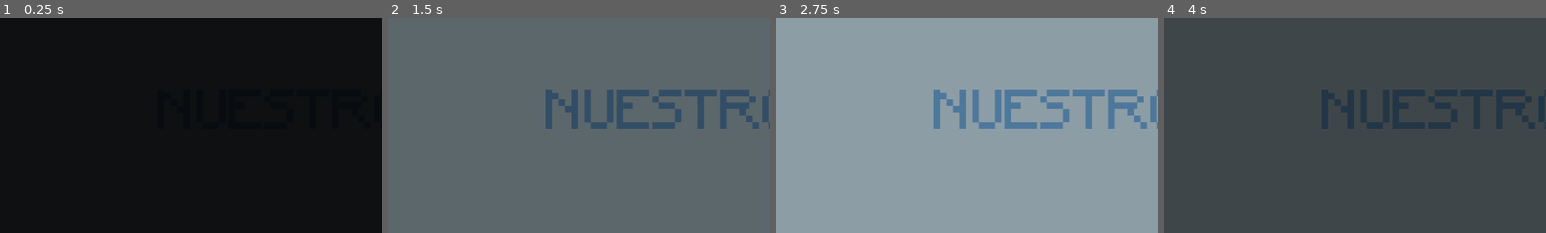
Above: before the commit, frames 1-4 (left to right).
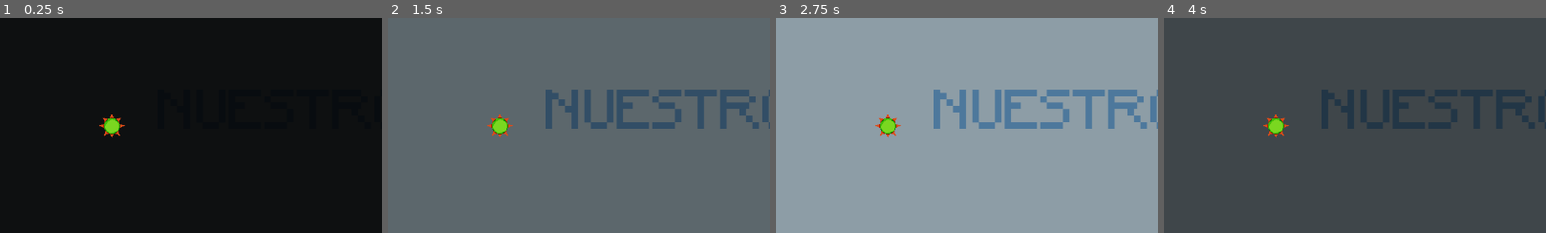
Above: after the commit, the same moments.

Repository: gonzalomz1/GGJ-PixARG
Game: Godot game, scene res://Scenes/Game/juego.tscn
Two runs of this game, one before a commit and one after it. Both use one fixed random seed, a clock stepped at 60 frames per second and the inputs below.
Inputs:
- Up to frame 1 (0.25 s): no input
- Up to frame 2 (1.5 s): tap Enter (confirmar) at 0.5, 1.35 s; hold Enter (confirmar) 0.53-1.28 s; hold Right (derecha) from 0.53 s (still down); tap Up (arriba) at 0.77 s
- Up to frame 3 (2.75 s): tap Up (arriba) at 1.52 s; release Right (derecha) at 2.03 s; hold Left (izquierda) from 2.03 s (still down); hold Enter (confirmar) from 2.03 s (still down)
- Up to frame 4 (4 s): release Left (izquierda) at 2.78 s; release Enter (confirmar) at 2.78 s; hold Right (derecha) from 2.78 s (still down); tap Enter (confirmar) at 2.85 s; tap Up (arriba) at 3.02, 3.77 s; hold Enter (confirmar) from 3.53 s (still down)
The pictures show only the part of the screen within x 0-50%, y 26-76%; the shares and areas given below are measured in that part.

The runs differ from the first frame. In frame 1, 0.4% of the frame differs, in the area x 26-33%, y 44-56%; in frame 2, 0.4%; in frame 3, 0.4%; in frame 4, 0.4%.

Commit message:
create spike_body
spike que cae

Diff:
--- a/BurbuJAM/Scenes/Game/juego.tscn
+++ b/BurbuJAM/Scenes/Game/juego.tscn
@@ -7,6 +7,7 @@
 [ext_resource type="PackedScene" uid="uid://cita5dow20c4v" path="res://Scenes/MainMenu/menu_principal.tscn" id="6_o2qu6"]
 [ext_resource type="PackedScene" uid="uid://biqmk2p8nm3sg" path="res://Scenes/UI/ui.tscn" id="7_66jwo"]
 [ext_resource type="PackedScene" uid="uid://dsp06mr6q886n" path="res://Scenes/World/mundo.tscn" id="7_82po2"]
+[ext_resource type="PackedScene" uid="uid://bf3gt6njj5n8u" path="res://Scenes/spike_body.tscn" id="9_pt58w"]
 
 [node name="Juego" type="Node2D"]
 script = ExtResource("1_2s3yi")
@@ -19,11 +20,14 @@
 position = Vector2(1024, 138)
 
 [node name="Jugador" parent="." instance=ExtResource("1_kqs1c")]
-position = Vector2(617, 355)
+position = Vector2(623, 536)
 
 [node name="Menu" parent="." instance=ExtResource("6_o2qu6")]
 
 [node name="UI" parent="." instance=ExtResource("7_66jwo")]
 
+[node name="spike_body" parent="." instance=ExtResource("9_pt58w")]
+position = Vector2(186, 367)
+
 [connection signal="comenzarJuego" from="Menu" to="." method="_on_menu_comenzar_juego"]
 [connection signal="terminoAnimacionInicioJuego" from="Menu" to="." method="_on_menu_termino_animacion_inicio_juego"]
--- a/BurbuJAM/Scenes/MainMenu/menu_principal.tscn
+++ b/BurbuJAM/Scenes/MainMenu/menu_principal.tscn
@@ -62,6 +62,18 @@
 tracks/4/interp = 1
 tracks/4/loop_wrap = true
 tracks/4/keys = {
+"times": PackedFloat32Array(0),
+"transitions": PackedFloat32Array(1),
+"update": 1,
+"values": [true]
+}
+tracks/5/type = "value"
+tracks/5/imported = false
+tracks/5/enabled = true
+tracks/5/path = NodePath(".:visible")
+tracks/5/interp = 1
+tracks/5/loop_wrap = true
+tracks/5/keys = {
 "times": PackedFloat32Array(0),
 "transitions": PackedFloat32Array(1),
 "update": 1,
--- a/BurbuJAM/Scenes/Prototypes/Characters/Jugador/jugador.tscn
+++ b/BurbuJAM/Scenes/Prototypes/Characters/Jugador/jugador.tscn
@@ -7,7 +7,8 @@
 size = Vector2(38, 59)
 
 [node name="Jugador" type="CharacterBody2D"]
-collision_layer = 3
+collision_layer = 2
+collision_mask = 21
 script = ExtResource("1_8dswk")
 
 [node name="UI" type="Node2D" parent="."]
--- a/BurbuJAM/Scenes/enemy.tscn
+++ b/BurbuJAM/Scenes/enemy.tscn
@@ -42,6 +42,8 @@
 
 [node name="Enemy" type="CharacterBody2D"]
 position = Vector2(630, 339)
+collision_layer = 4
+collision_mask = 3
 script = ExtResource("1_jwck8")
 
 [node name="AnimatedSprite2D" type="AnimatedSprite2D" parent="."]
@@ -51,6 +53,7 @@
 offset = Vector2(0, -6)
 
 [node name="detection_area" type="Area2D" parent="."]
+scale = Vector2(0.8, 0.760002)
 collision_layer = 3
 collision_mask = 3
 
--- /dev/null
+++ b/BurbuJAM/Scenes/falling_spike.tscn
@@ -0,0 +1,96 @@
+[gd_scene load_steps=7 format=3 uid="uid://besb5we5yt5tr"]
+
+[ext_resource type="Texture2D" uid="uid://cp8ieh4lxe2oq" path="res://Assets/Art/Characters/enemigos/pincho_de_mar.png" id="2_4m47a"]
+
+[sub_resource type="GDScript" id="GDScript_fvbf8"]
+script/source = "extends Node2D
+
+
+@export var speed = 16.0
+var current_speed = 0.0
+
+func _ready():
+	pass
+	#fall()
+
+func _physics_process(delta):
+	position.y += current_speed
+
+func _on_hitbox_area_entered(area):
+	if area.get_parent() is Jugador: # cambiar por jugador
+		area.get_parent().die() # una funcion que muera algo asi falta mejorar o hacer
+		queue_free()
+
+
+
+
+func _on_player_detect_area_entered(area):
+	if area.get_parent() is Jugador:
+		$AnimationPlayer.play(\"move_side\")
+
+
+func fall():
+	current_speed = speed
+	await get_tree().create_timer(5).timeout
+	queue_free()
+"
+
+[sub_resource type="CircleShape2D" id="CircleShape2D_pechu"]
+radius = 20.2237
+
+[sub_resource type="RectangleShape2D" id="RectangleShape2D_3r7b6"]
+size = Vector2(42, 154)
+
+[sub_resource type="Animation" id="Animation_8ryxx"]
+resource_name = "move_side"
+length = 3.0
+loop_mode = 1
+tracks/0/type = "value"
+tracks/0/imported = false
+tracks/0/enabled = true
+tracks/0/path = NodePath(".:position")
+tracks/0/interp = 1
+tracks/0/loop_wrap = true
+tracks/0/keys = {
+"times": PackedFloat32Array(0, 1.5, 2.9),
+"transitions": PackedFloat32Array(1, 1, 1),
+"update": 0,
+"values": [Vector2(0, 0), Vector2(3, 8), Vector2(6, 0)]
+}
+
+[sub_resource type="AnimationLibrary" id="AnimationLibrary_emfih"]
+_data = {
+"move_side": SubResource("Animation_8ryxx")
+}
+
+[node name="FallingSpike" type="Node2D"]
+position = Vector2(0.216773, 0.578062)
+script = SubResource("GDScript_fvbf8")
+
+[node name="Sprite2D" type="Sprite2D" parent="."]
+texture = ExtResource("2_4m47a")
+
+[node name="Hitbox" type="Area2D" parent="."]
+monitorable = false
+
+[node name="CollisionShape2D" type="CollisionShape2D" parent="Hitbox"]
+shape = SubResource("CircleShape2D_pechu")
+
+[node name="PlayerDetect" type="Area2D" parent="."]
+position = Vector2(-0.216773, 1.42194)
+collision_layer = 4
+collision_mask = 2
+monitorable = false
+
+[node name="CollisionShape2D" type="CollisionShape2D" parent="PlayerDetect"]
+position = Vector2(0, 55)
+shape = SubResource("RectangleShape2D_3r7b6")
+
+[node name="AnimationPlayer" type="AnimationPlayer" parent="."]
+libraries = {
+"": SubResource("AnimationLibrary_emfih")
+}
+autoplay = "move_side"
+
+[connection signal="area_entered" from="Hitbox" to="." method="_on_hitbox_area_entered"]
+[connection signal="area_entered" from="PlayerDetect" to="." method="_on_player_detect_area_entered"]
--- a/BurbuJAM/Scenes/plataforma_movil1.tscn
+++ b/BurbuJAM/Scenes/plataforma_movil1.tscn
@@ -46,6 +46,8 @@
 
 [node name="plat_movil1" type="AnimatableBody2D"]
 position = Vector2(-513, 46)
+collision_layer = 4
+collision_mask = 3
 script = ExtResource("1_hoxqa")
 
 [node name="Sprite2D" type="Sprite2D" parent="."]
--- /dev/null
+++ b/BurbuJAM/Scenes/spike_body.gd
@@ -0,0 +1,28 @@
+extends CharacterBody2D
+
+
+var player_chase = false
+var player = null
+
+@export var speed = 5.0
+var current_speed = 0.0
+
+
+
+func _physics_process(delta):
+	position.y += current_speed
+
+func _on_area_2d_body_entered(body):
+	player = body
+	player_chase = true
+	fall()
+
+
+func _on_area_2d_body_exited(body):
+	player = null
+	player_chase = false
+
+func fall():
+	current_speed = speed
+	await get_tree().create_timer(5).timeout
+	queue_free()
--- /dev/null
+++ b/BurbuJAM/Scenes/spike_body.tscn
@@ -0,0 +1,31 @@
+[gd_scene load_steps=5 format=3 uid="uid://bf3gt6njj5n8u"]
+
+[ext_resource type="Texture2D" uid="uid://cp8ieh4lxe2oq" path="res://Assets/Art/Characters/enemigos/pincho_de_mar.png" id="1_0x8b4"]
+[ext_resource type="Script" path="res://Scenes/spike_body.gd" id="1_3yd5b"]
+
+[sub_resource type="RectangleShape2D" id="RectangleShape2D_ywxeo"]
+size = Vector2(20, 286)
+
+[sub_resource type="CircleShape2D" id="CircleShape2D_pvf85"]
+
+[node name="spike_body" type="CharacterBody2D"]
+collision_layer = 4
+collision_mask = 2
+script = ExtResource("1_3yd5b")
+
+[node name="Sprite2D" type="Sprite2D" parent="."]
+texture = ExtResource("1_0x8b4")
+
+[node name="Area2D" type="Area2D" parent="."]
+collision_layer = 3
+collision_mask = 3
+
+[node name="CollisionShape2D" type="CollisionShape2D" parent="Area2D"]
+position = Vector2(0, 133)
+shape = SubResource("RectangleShape2D_ywxeo")
+
+[node name="CollisionShape2D" type="CollisionShape2D" parent="."]
+shape = SubResource("CircleShape2D_pvf85")
+
+[connection signal="body_entered" from="Area2D" to="." method="_on_area_2d_body_entered"]
+[connection signal="body_exited" from="Area2D" to="." method="_on_area_2d_body_exited"]
--- a/BurbuJAM/Scripts/Gameplay/Player/jugador.gd
+++ b/BurbuJAM/Scripts/Gameplay/Player/jugador.gd
@@ -1,5 +1,5 @@
 extends CharacterBody2D
-
+class_name Jugador # agregue yo
 const SPEED = 300.0
 const JUMP_VELOCITY = -400.0
 
--- a/BurbuJAM/Scripts/UI/menu_principal.gd
+++ b/BurbuJAM/Scripts/UI/menu_principal.gd
@@ -6,6 +6,7 @@
 
 func animacionComienzoDelJuego() -> void:
 	$AnimationPlayer.play("comienzo_del_juego")
+	await $AnimationPlayer.animation_finished
 	emit_signal("terminoAnimacionInicioJuego")
 
 func handle_input(event):
Not shown: 1 places in BurbuJAM/Scenes/Game/juego.tscn that only renumber resources
